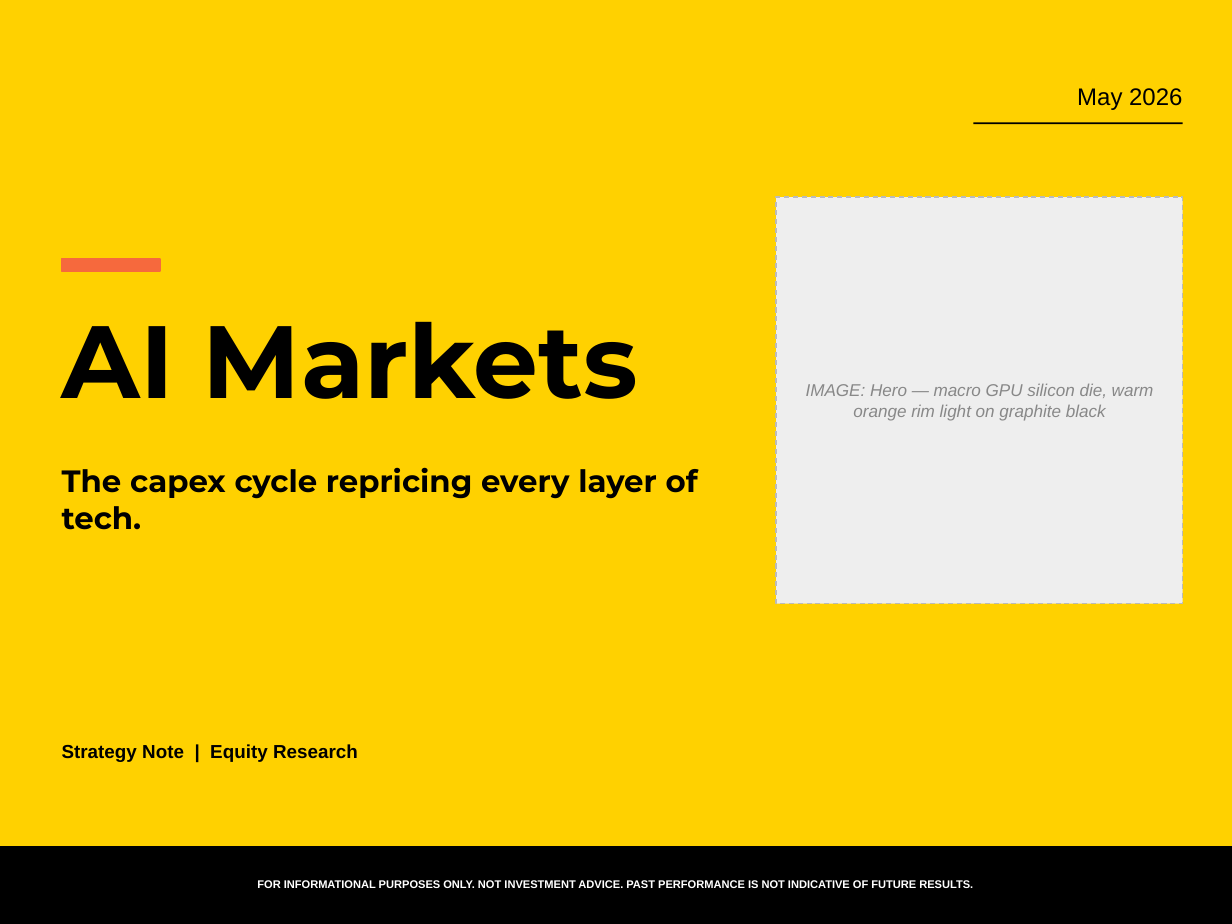
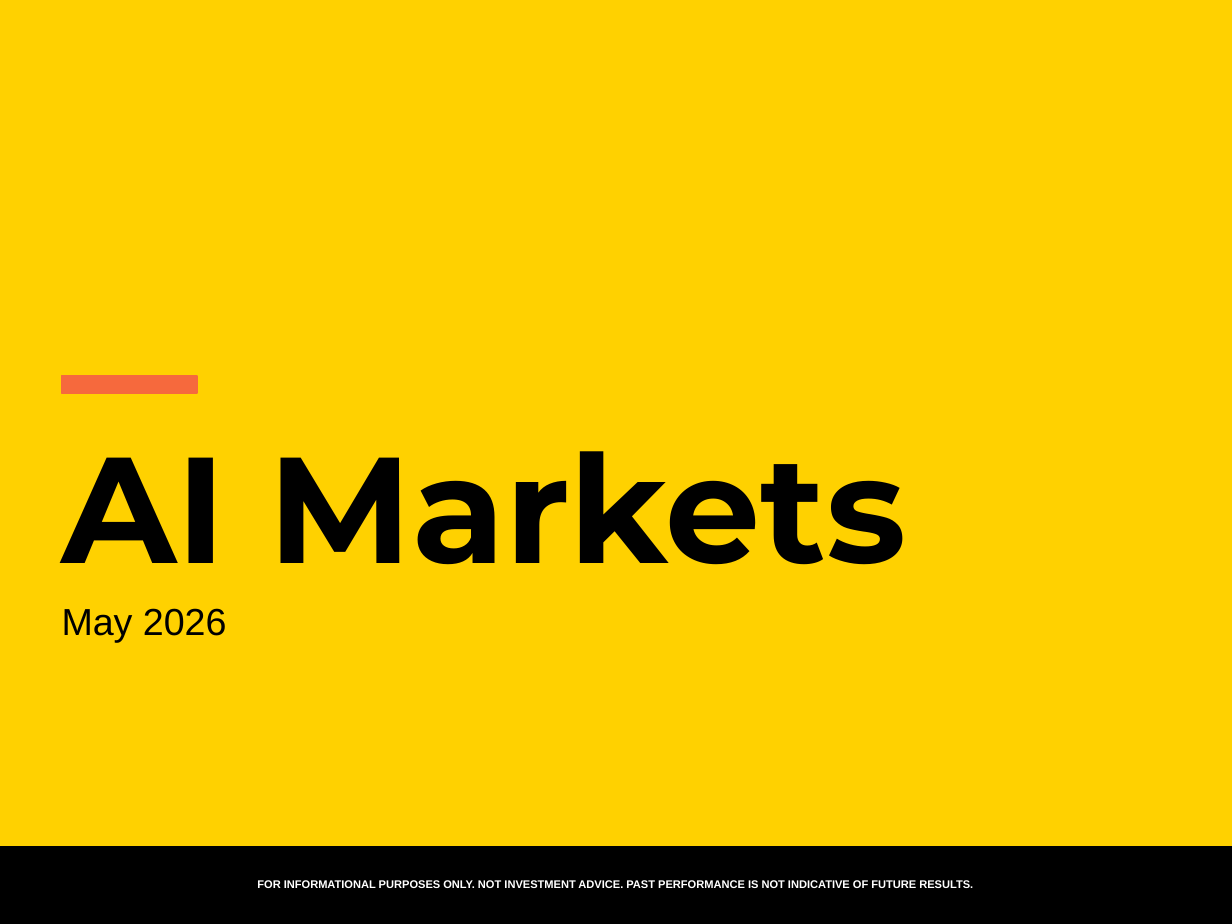
Before and after one commit to samuelcmcclellan-cell/ai-markets-deck, a slide deck: slide 1 of ai-markets-deck.pptx. Drawn at 1232x924 pixels with LibreOffice and Linux fonts; fonts in the diff are those of the drawing. Boxes give left, top, right and bottom in pixels: in the first picture for what was removed or moved away, otherwise in the second. Text is boxed around its words. In the diff, an @@ line names an element or a change of style, - is before the commit and + after.

```diff
--- a/ai-markets-deck.pptx
+++ b/ai-markets-deck.pptx
@@ line removed from (973, 123) to (1183, 123) @@
@@ rectangle removed at (776,197,1183,604) @@
@@ rectangle: place and size @@
-rectangle at (62,259,160,271)
+rectangle at (62,376,197,393)
@@ text removed at (806,383,1154,421) @@
-IMAGE: Hero — macro GPU silicon die, warm orange rim light on graphite black
@@ text "AI Markets": place and size @@
-text "AI Markets" at (62,321,638,399)
+text "AI Markets" at (62,451,906,565)
@@ text "AI Markets" at (62,451,906,565): size 60 to 88 pt @@
@@ text removed at (62,467,698,530) @@
-The capex cycle repricing every layer of tech.
@@ text "May 2026": place and size @@
-text "May 2026" at (1077,88,1182,110)
+text "May 2026" at (62,608,227,642)
@@ text "May 2026" at (62,608,227,642): size 14 to 22 pt; alignment right to left; vertical alignment middle to top @@
@@ text removed at (62,744,358,762) @@
-Strategy Note | Equity Research
```
Also in this commit, not shown: 16 other slides changed, 2 slides added, 1 slide removed, 22 other files.
